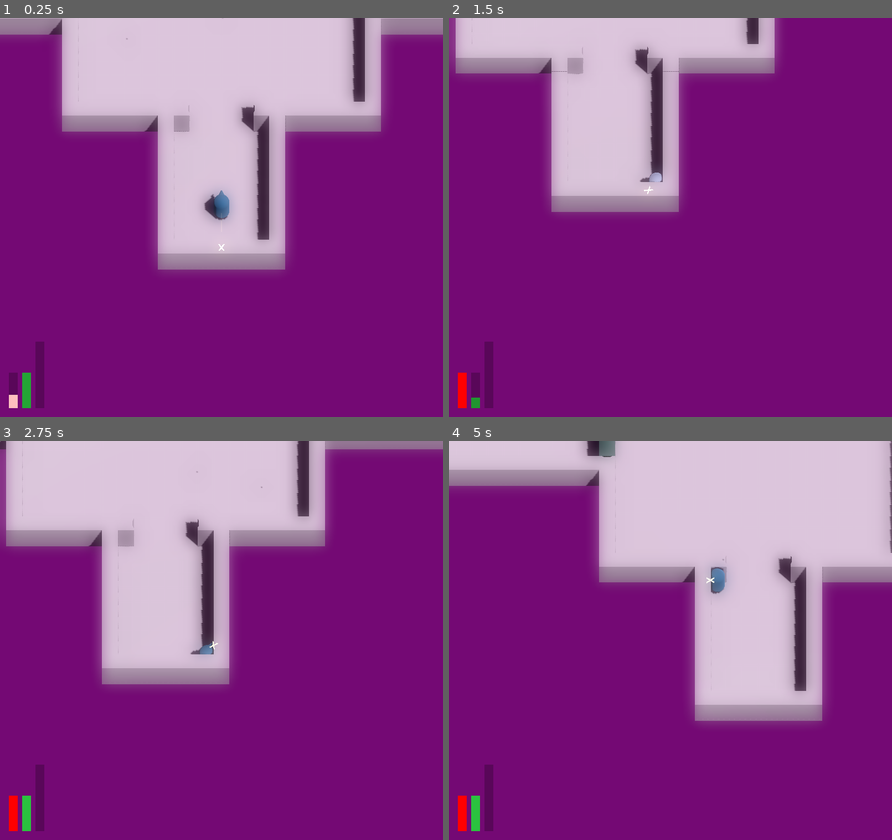
Above: before the commit, frames 1-4 (two rows, left to right).
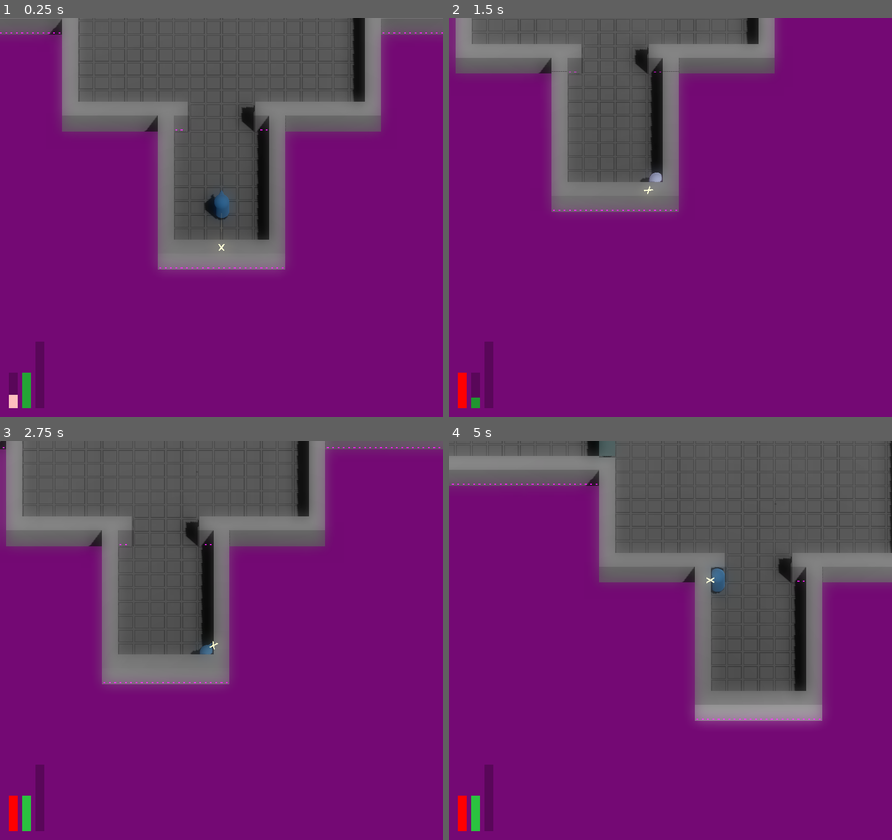
Above: after the commit, the same moments.

Repository: JackEvans24/bullet-absorb
Game: Godot game, scene res://scenes/main.tscn
The game is run twice, just before and just after one commit, with the same random seed, the same clock (stepped at 60 frames per second) and the same inputs.
Inputs (mouse positions are in pixels of both pictures, inside the frame that each line leads up to):
- Up to frame 1 (0.25 s): no input
- Up to frame 2 (1.5 s): move the mouse to (767, 197) at 0.52 s; hold D (move_right) 0.53-1.28 s; hold Ctrl (absorb) 0.53-1.28 s; move the mouse to (581, 237) at 1.27 s; hold S (move_back) from 1.28 s (still down); tap Space (dash) at 1.35 s
- Up to frame 3 (2.75 s): move the mouse to (265, 552) at 2.02 s; release S (move_back) at 2.03 s; press the mouse at (265, 552) at 2.03 s; hold D (move_right) from 2.03 s (still down)
- Up to frame 4 (5 s): move the mouse to (648, 720) at 2.77 s; release D (move_right) at 2.78 s; release the mouse at (648, 720) at 2.78 s; hold W (move_forward) 2.78-3.53 s; tap Ctrl (absorb) at 2.85 s; move the mouse to (803, 700) at 3.52 s; hold A (move_left) from 3.53 s (still down); tap Space (dash) at 3.6 s; move the mouse to (537, 580) at 4.27 s; click (537, 580) at 4.35 s

The runs differ from the first frame. In frame 1, 31% of the frame differs, in the area x 0-100%, y 0-63%; in frame 2, 20%; in frame 3, 29%; in frame 4, 36%, in the area x 0-100%, y 0-70%.

Commit message:
refactor: replace initial impulse with priority

Diff:
--- a/data/camera/absorb_screen_shake.tres
+++ b/data/camera/absorb_screen_shake.tres
@@ -4,7 +4,7 @@
 
 [resource]
 script = ExtResource("1_6xe5b")
-initial_impulse = 1.0
+priority = 1
 punch = 1.0
 tremolo = 2
 decay = 3.0
--- a/data/camera/doors_changed_screen_shake.tres
+++ b/data/camera/doors_changed_screen_shake.tres
@@ -4,7 +4,7 @@
 
 [resource]
 script = ExtResource("1_bw4y6")
-initial_impulse = 1.0
+priority = 2
 punch = 2.0
 tremolo = 8
 decay = 0.8
--- a/data/camera/fire_screen_shake.tres
+++ b/data/camera/fire_screen_shake.tres
@@ -4,7 +4,7 @@
 
 [resource]
 script = ExtResource("1_hjdnh")
-initial_impulse = 0.8
+priority = 1
 punch = 1.0
 tremolo = 2
 decay = 5.0
--- a/data/camera/hurt_screen_shake.tres
+++ b/data/camera/hurt_screen_shake.tres
@@ -4,9 +4,9 @@
 
 [resource]
 script = ExtResource("1_cdvbg")
-initial_impulse = 2.0
+priority = 10
 punch = 2.0
 tremolo = 5
-decay = 1.5
-impulse_max = Vector3(1.5, 1, 0)
-roll_max = 0.05
+decay = 1.0
+impulse_max = Vector3(3, 2, 0)
+roll_max = 0.1
--- a/scripts/camera/screen_shake.gd
+++ b/scripts/camera/screen_shake.gd
@@ -23,12 +23,12 @@
 	if found_profile == null:
 		printerr("No screen shake mapping profile found for ID: %s" % ScreenShakeMapping.ScreenShakeId.keys()[id])
 		return
+
+	if profile != null and profile.priority > found_profile.priority:
+		return
 	profile = found_profile
 
-	if impulse > profile.initial_impulse:
-		return
-
-	impulse = profile.initial_impulse
+	impulse = 1.0
 	noise_y = 0
 	noise.seed = randi_range(0, 99999)
 
--- a/scripts/data/camera/screen_shake_profile.gd
+++ b/scripts/data/camera/screen_shake_profile.gd
@@ -1,6 +1,6 @@
 class_name ScreenShakeProfile extends Resource
 
-@export var initial_impulse: float = 1.0
+@export var priority: int = 1
 
 @export var punch: float = 2.0
 @export var tremolo = 5
